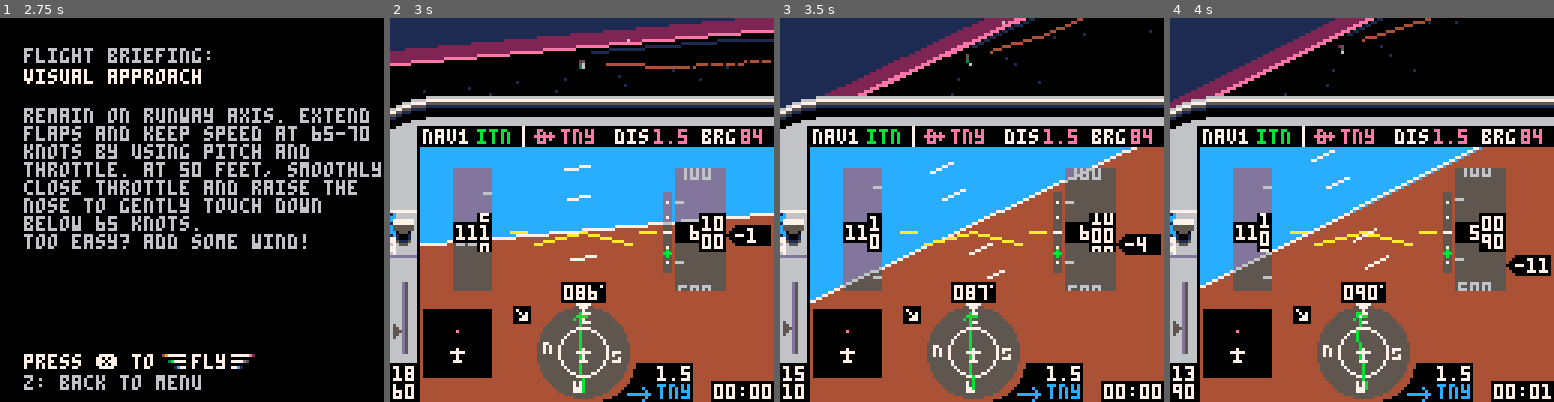
Above: before the commit, frames 1-4 (left to right).
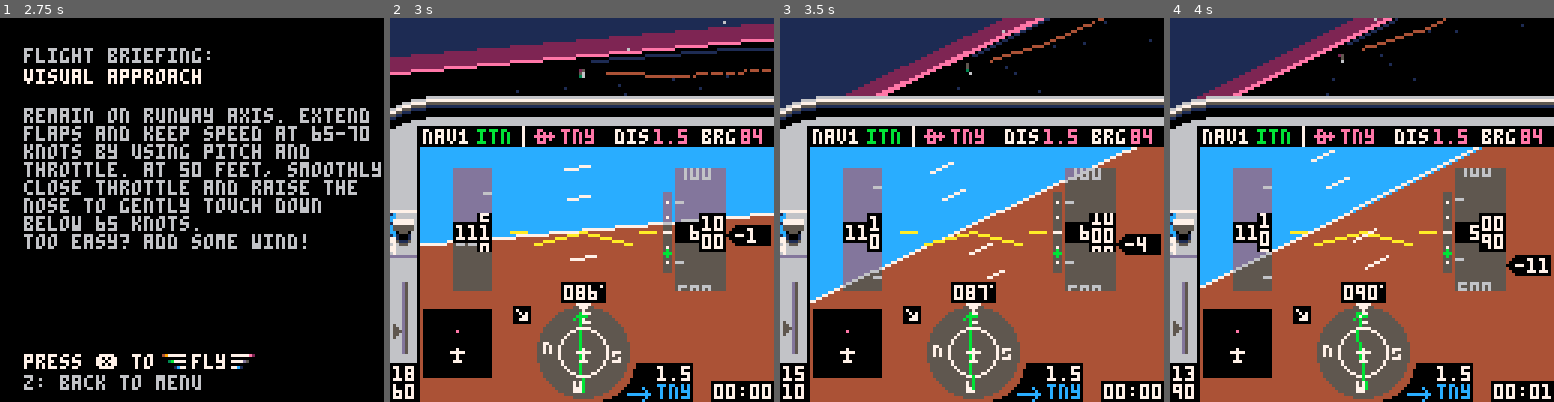
Above: after the commit, the same moments.

Repository: freds72/tiny_sim
Game: PICO-8 cartridge carts/tinysim.p8
Same seed, same stepped clock (60 frames per second), same inputs: the game is played once before the commit and once after it.
Inputs:
- Up to frame 1 (2.75 s): tap O (Z key) at 0.33, 0.7, 1.43, 2.22 s; tap X (X key) at 1.07, 2.07, 2.4, 2.73 s; hold Left 1.97-2.37 s; hold Down from 2.42 s (still down)
- Up to frame 2 (3 s): release Down at 2.82 s; hold Right from 2.87 s (still down)
- Up to frame 3 (3.5 s): keep holding Right; tap X (X key) at 3.07, 3.4 s; tap O (Z key) at 3.1 s
- Up to frame 4 (4 s): release Right at 3.53 s; hold Up from 3.58 s (still down); tap X (X key) at 3.73 s; tap O (Z key) at 3.98 s

Frame 1 is identical in both runs. In frame 2, 6.0% of the frame differs, in the area x 0-100%, y 0-21%; in frame 3, 3.3%; in frame 4, 3.1%.

Commit message:
fixed viewport clipping on y-axis

Diff:
--- a/carts/tinysim.p8
+++ b/carts/tinysim.p8
@@ -138,8 +138,9 @@
  menu,item=1,0
  scen,wnd=1,1
 
- --3d
- cam=make_cam(64,12,64)
+ -- 3d
+ -- viewport: 0,30,127,30
+ cam=make_cam(64,15,64)
 
  -- reset actors & engine
  actors,sim={}
@@ -901,7 +903,7 @@
 	light_shades[c]=unpack_ramp(74)
 end
 
-local znear,clipplanes=0.25,json_parse'[[0,0,1,8],[0.707,0,-0.707,0.1767],[-0.707,0,-0.707,0.1767],[0,0.707,-0.707,0.1767],[0,-0.707,-0.707,0.1767],[0,0,-1,-0.25]]'
+local clipplanes=json_parse'[[0,0,1,8],[0.707,0,-0.707,0.1767],[-0.707,0,-0.707,0.1767],[0,0.973,-0.228,0.243],[0,-0.973,-0.228,0.243],[0,0,-1,-0.25]]'
 local clipplanes_simple=json_parse'[[0,0,1,8],[0,0,-1,-0.25]]'
 
 -- zbuffer (kind of)
@@ -921,7 +923,7 @@
 		local d=objs[i]
   if d.kind==3 then
 			project_poly(d.v,d.c)
-	 elseif d.y<40 then -- no need to draw outside of screen
+	 else
    circfillt(d.x,d.y,d.r,light_shades[d.c])
   end
  end
@@ -1040,7 +1042,8 @@
 	local clips
 	local function set_clips(a)
 		local az=abs(a[3])
-		if abs(a[1])>az or abs(a[2])>az then
+		-- 5.33 to cover for aspect ratio on y-axis
+		if abs(a[1])>az or abs(5.33*a[2])>az then
 			-- full clipping
 			clips=clipplanes
 	 end
